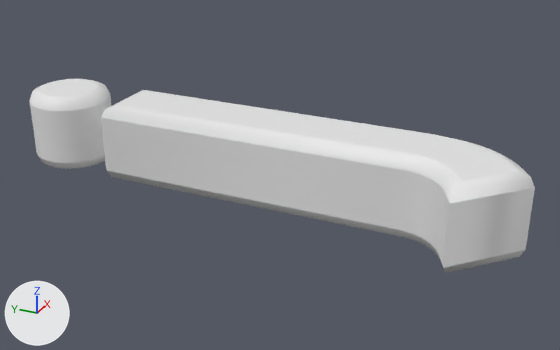
Renders of the FBX model Assets/Models/j.fbx from each side of a commit.
Before and after are seen from a 50 mm camera at (-1.802, -0.772, 0.731) aimed at (-0.191, -0.047, -0.074). Arrows for +X, +Y and +Z are at lower left; the lights stay in place. Vertices at the same position are counted once.

Names of what the first picture shows: 'Text'.
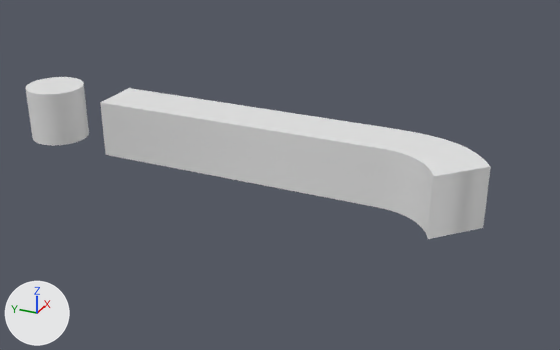
Pixel boxes (x1, y1, x2, y2) of what changed, in the pictures (560 x 350 px):
'Text', reshaped, moved (8% narrower, 16% shorter): before (30, 79, 535, 273); after (26, 77, 491, 239)
part 1 of me_text, added: after (26, 77, 89, 146)
part 2 of me_text, rebuilt (10% narrower, 17% shorter): before (101, 90, 535, 273); after (100, 88, 491, 239)
part 3 of me_text, deleted: before (30, 79, 111, 169)

The edits, one by one:
me_text is used by ob_text; location (-0.322, -0.272, -0.046).
me_text had 456 vertices, 524 faces and spanned x -0.061..0.269, y -0.382..0.987, z -0.105..0.105.
me_text now has 104 vertices, 148 faces and spans x -0.009..0.239, y -0.345..0.957, z -0.075..0.075.
me_text part 1: a new loose piece, a 32-sided cylinder along z spanning x 0.08..0.239, y 0.798..0.957, z -0.075..0.075.
me_text part 2: the loose piece of 168 vertices spanning x -0.061..0.255, y -0.382..0.704, z -0.105..0.105 is rebuilt with 40 vertices and now spans x -0.009..0.225, y -0.345..0.674, z -0.075..0.075.
me_text part 3: the loose piece of 288 vertices spanning x 0.049..0.269, y 0.768..0.987, z -0.105..0.105 is deleted.
Object 'Text' (ob_text) moves from (-0.322, -0.272, -0.046) to (-0.31, -0.213, -0.022).
